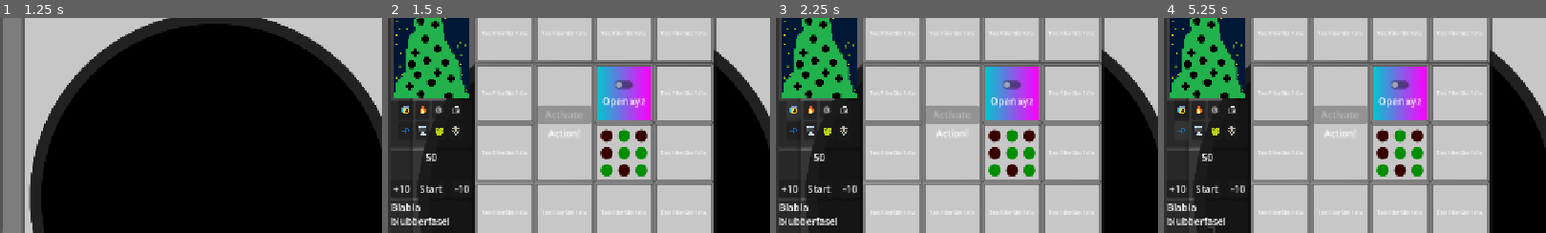
Above: before the commit, frames 1-4 (left to right).
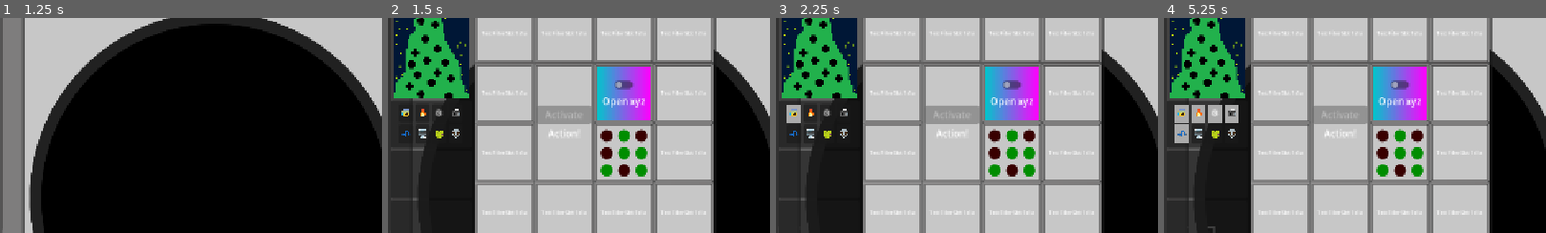
Above: after the commit, the same moments.

Repository: MisterIXI/godot-wildjam-98
Game: Godot game, scene res://scenes/menu/main_menu.tscn
Same seed, same stepped clock (60 frames per second), same inputs: the game is played once before the commit and once after it. Sound files missing from this copy of the repository are replaced by a short silence.
Inputs (mouse positions are % of the whole screen's width and height, from its top left):
- Up to frame 1 (1.25 s): click "Start" at 0.5 s
- Up to frame 2 (1.5 s): tap Enter at 1.25 s; drag from (1, 60) to (60, 28) at 1.27 s
- Up to frame 3 (2.25 s): click "😰" at 2 s
- Up to frame 4 (5.25 s): click "🔥" at 2.75 s; click "⚙️" at 3.5 s; click "📠" at 4.25 s; click "💤" at 5 s
The pictures show only the part of the screen within x 0-50%, y 8-58%; the shares and areas given below are measured in that part.

Frame 1 is identical in both runs. In frame 2, 1.5% of the frame differs, in the area x 0-22%, y 40-97%; in frame 3, 1.7%; in frame 4, 2.7%.

Commit message:
added window stuff and hid placeholders

Diff:
--- a/space-ship-support/scenes/window/ship_window.gd
+++ b/space-ship-support/scenes/window/ship_window.gd
@@ -25,13 +25,16 @@
 signal ship_failure
 signal ship_success
 @export var title_label: RichTextLabel
+var mode_tween: Tween
 
 func _update_title() -> void:
 	match danger_level:
 		1: #warning
 			title_label.text = "Ship #%s Status: [pulse][color=yellow]WARNING[/color][/pulse]" % [ship_id]
+			warning_tween()
 		2: # critical
 			title_label.text = "Ship #%s Status: [shake][color=red]CRITICAL[/color][/shake]" % [ship_id]
+			alert_tween()
 		_: # default
 			title_label.text = "Ship #%s Status: [color=green]NORMAL[/color]" % [ship_id]
 
@@ -92,3 +95,29 @@
 
 func _on_layout_success() -> void:
 	ship_success.emit()
+
+func clear_mode_tween() -> void:
+	if mode_tween:
+		mode_tween.kill()
+
+func warning_tween()-> void:
+	if mode_tween:
+		mode_tween.kill()
+	mode_tween = create_tween()
+	mode_tween.set_loops()
+	mode_tween.tween_property(self,"modulate",Color(1,1,0.5,1.0),2)
+	mode_tween.tween_property(self,"modulate",Color.WHITE,2)
+
+func alert_tween()->void:
+	if mode_tween:
+		mode_tween.kill()
+	mode_tween = create_tween()
+	mode_tween.set_loops()
+	mode_tween.tween_property(self,"modulate",Color(1,0.5,0.5,1.0),1)
+	mode_tween.tween_property(self,"modulate",Color.WHITE,1)
+
+func flash_window() -> void:
+	var tween:= create_tween()
+	tween.set_loops(5)
+	tween.tween_property(self,"modulate",Color(0.5,0.5,0.5,1.0),0.5)
+	tween.tween_property(self,"modulate",Color.WHITE,0.5)
--- a/space-ship-support/scenes/window/ship_window.tscn
+++ b/space-ship-support/scenes/window/ship_window.tscn
@@ -26,6 +26,12 @@
 
 [sub_resource type="StyleBoxEmpty" id="StyleBoxEmpty_o7f28"]
 
+[sub_resource type="StyleBoxFlat" id="StyleBoxFlat_30j56"]
+bg_color = Color(0.67, 0.67, 0.67, 1)
+
+[sub_resource type="Theme" id="Theme_rq55n"]
+Button/styles/pressed = SubResource("StyleBoxFlat_30j56")
+
 [node name="ShipWindow" type="Panel" unique_id=118375707 node_paths=PackedStringArray("module_parent", "title_label")]
 clip_contents = true
 offset_right = 550.0
@@ -103,84 +109,149 @@
 size_flags_vertical = 3
 mouse_filter = 1
 
-[node name="GridContainer" type="GridContainer" parent="ContentMarginContainer/HBoxContainer/InfoMarginContainer/InfoVBox/DiagnosePanel" unique_id=603550398]
+[node name="MarginContainer" type="MarginContainer" parent="ContentMarginContainer/HBoxContainer/InfoMarginContainer/InfoVBox/DiagnosePanel" unique_id=1254320920]
+layout_mode = 2
+theme_override_constants/margin_left = 5
+theme_override_constants/margin_top = 5
+theme_override_constants/margin_right = 5
+theme_override_constants/margin_bottom = 5
+
+[node name="GridContainer" type="GridContainer" parent="ContentMarginContainer/HBoxContainer/InfoMarginContainer/InfoVBox/DiagnosePanel/MarginContainer" unique_id=603550398]
 layout_mode = 2
 size_flags_horizontal = 4
 columns = 4
 
-[node name="Button" type="Button" parent="ContentMarginContainer/HBoxContainer/InfoMarginContainer/InfoVBox/DiagnosePanel/GridContainer" unique_id=280462281]
-layout_mode = 2
-mouse_filter = 1
+[node name="Button" type="Button" parent="ContentMarginContainer/HBoxContainer/InfoMarginContainer/InfoVBox/DiagnosePanel/MarginContainer/GridContainer" unique_id=280462281]
+layout_mode = 2
+mouse_filter = 1
+theme = SubResource("Theme_rq55n")
+toggle_mode = true
 text = "😰"
 
-[node name="Button2" type="Button" parent="ContentMarginContainer/HBoxContainer/InfoMarginContainer/InfoVBox/DiagnosePanel/GridContainer" unique_id=2063615105]
-layout_mode = 2
-mouse_filter = 1
+[node name="Button2" type="Button" parent="ContentMarginContainer/HBoxContainer/InfoMarginContainer/InfoVBox/DiagnosePanel/MarginContainer/GridContainer" unique_id=2063615105]
+layout_mode = 2
+mouse_filter = 1
+theme = SubResource("Theme_rq55n")
+toggle_mode = true
 text = "🔥"
 
-[node name="Button3" type="Button" parent="ContentMarginContainer/HBoxContainer/InfoMarginContainer/InfoVBox/DiagnosePanel/GridContainer" unique_id=1324047331]
-layout_mode = 2
-mouse_filter = 1
+[node name="Button3" type="Button" parent="ContentMarginContainer/HBoxContainer/InfoMarginContainer/InfoVBox/DiagnosePanel/MarginContainer/GridContainer" unique_id=1324047331]
+layout_mode = 2
+mouse_filter = 1
+theme = SubResource("Theme_rq55n")
+toggle_mode = true
 text = "⚙️"
 
-[node name="Button4" type="Button" parent="ContentMarginContainer/HBoxContainer/InfoMarginContainer/InfoVBox/DiagnosePanel/GridContainer" unique_id=1854123135]
-layout_mode = 2
-mouse_filter = 1
+[node name="Button4" type="Button" parent="ContentMarginContainer/HBoxContainer/InfoMarginContainer/InfoVBox/DiagnosePanel/MarginContainer/GridContainer" unique_id=1854123135]
+layout_mode = 2
+mouse_filter = 1
+theme = SubResource("Theme_rq55n")
+toggle_mode = true
 text = "📠"
 
-[node name="Button5" type="Button" parent="ContentMarginContainer/HBoxContainer/InfoMarginContainer/InfoVBox/DiagnosePanel/GridContainer" unique_id=1173972872]
-layout_mode = 2
-mouse_filter = 1
+[node name="Button5" type="Button" parent="ContentMarginContainer/HBoxContainer/InfoMarginContainer/InfoVBox/DiagnosePanel/MarginContainer/GridContainer" unique_id=1173972872]
+layout_mode = 2
+mouse_filter = 1
+theme = SubResource("Theme_rq55n")
+toggle_mode = true
 text = "💤"
 
-[node name="Button6" type="Button" parent="ContentMarginContainer/HBoxContainer/InfoMarginContainer/InfoVBox/DiagnosePanel/GridContainer" unique_id=1396900626]
-layout_mode = 2
-mouse_filter = 1
+[node name="Button6" type="Button" parent="ContentMarginContainer/HBoxContainer/InfoMarginContainer/InfoVBox/DiagnosePanel/MarginContainer/GridContainer" unique_id=1396900626]
+layout_mode = 2
+mouse_filter = 1
+theme = SubResource("Theme_rq55n")
+toggle_mode = true
 text = "🖥️"
 
-[node name="Button7" type="Button" parent="ContentMarginContainer/HBoxContainer/InfoMarginContainer/InfoVBox/DiagnosePanel/GridContainer" unique_id=1343560927]
-layout_mode = 2
-mouse_filter = 1
+[node name="Button7" type="Button" parent="ContentMarginContainer/HBoxContainer/InfoMarginContainer/InfoVBox/DiagnosePanel/MarginContainer/GridContainer" unique_id=1343560927]
+layout_mode = 2
+mouse_filter = 1
+theme = SubResource("Theme_rq55n")
+toggle_mode = true
 text = "🐸"
 
-[node name="Button8" type="Button" parent="ContentMarginContainer/HBoxContainer/InfoMarginContainer/InfoVBox/DiagnosePanel/GridContainer" unique_id=1518309448]
-layout_mode = 2
-mouse_filter = 1
+[node name="Button8" type="Button" parent="ContentMarginContainer/HBoxContainer/InfoMarginContainer/InfoVBox/DiagnosePanel/MarginContainer/GridContainer" unique_id=1518309448]
+layout_mode = 2
+mouse_filter = 1
+theme = SubResource("Theme_rq55n")
+toggle_mode = true
 text = "👽"
 
-[node name="TimerPanel" type="PanelContainer" parent="ContentMarginContainer/HBoxContainer/InfoMarginContainer/InfoVBox" unique_id=1397449733]
+[node name="TimerPanel" type="Panel" parent="ContentMarginContainer/HBoxContainer/InfoMarginContainer/InfoVBox" unique_id=947601353]
 layout_mode = 2
 size_flags_vertical = 3
 mouse_filter = 1
 
 [node name="TimeLeftLabel" type="Label" parent="ContentMarginContainer/HBoxContainer/InfoMarginContainer/InfoVBox/TimerPanel" unique_id=750560163]
-layout_mode = 2
+visible = false
+layout_mode = 1
+anchors_preset = 5
+anchor_left = 0.5
+anchor_right = 0.5
+offset_left = -9.5
+offset_top = 12.0
+offset_right = 9.5
+offset_bottom = 35.0
+grow_horizontal = 2
 size_flags_horizontal = 4
 size_flags_vertical = 0
 size_flags_stretch_ratio = 3.0
 mouse_filter = 1
 text = "50"
 
-[node name="TimerPlusButton" type="Button" parent="ContentMarginContainer/HBoxContainer/InfoMarginContainer/InfoVBox/TimerPanel" unique_id=259324543]
-layout_mode = 2
+[node name="TimerMinusButton" type="Button" parent="ContentMarginContainer/HBoxContainer/InfoMarginContainer/InfoVBox/TimerPanel" unique_id=29186565]
+visible = false
+layout_mode = 1
+anchors_preset = 2
+anchor_top = 1.0
+anchor_bottom = 1.0
+offset_left = 3.0
+offset_top = -34.0
+offset_right = 33.0
+offset_bottom = -3.0
+grow_vertical = 0
 size_flags_horizontal = 0
 size_flags_vertical = 8
 mouse_filter = 1
-text = "+10"
+text = "  -  "
 
 [node name="TimerPlayButton" type="Button" parent="ContentMarginContainer/HBoxContainer/InfoMarginContainer/InfoVBox/TimerPanel" unique_id=696707360]
-layout_mode = 2
+visible = false
+layout_mode = 1
+anchors_preset = 7
+anchor_left = 0.5
+anchor_top = 1.0
+anchor_right = 0.5
+anchor_bottom = 1.0
+offset_left = -22.5
+offset_top = -34.0
+offset_right = 23.5
+offset_bottom = -3.0
+grow_horizontal = 2
+grow_vertical = 0
 size_flags_horizontal = 4
 size_flags_vertical = 8
 mouse_filter = 1
 text = "Start"
 
-[node name="TimerMinusButton" type="Button" parent="ContentMarginContainer/HBoxContainer/InfoMarginContainer/InfoVBox/TimerPanel" unique_id=29186565]
-layout_mode = 2
+[node name="TimerPlusButton" type="Button" parent="ContentMarginContainer/HBoxContainer/InfoMarginContainer/InfoVBox/TimerPanel" unique_id=259324543]
+visible = false
+layout_mode = 1
+anchors_preset = 3
+anchor_left = 1.0
+anchor_top = 1.0
+anchor_right = 1.0
+anchor_bottom = 1.0
+offset_left = -37.0
+offset_top = -34.0
+offset_right = -3.0
+offset_bottom = -3.0
+grow_horizontal = 0
+grow_vertical = 0
 size_flags_horizontal = 8
 size_flags_vertical = 8
 mouse_filter = 1
-text = "-10"
+text = "  +  "
 
 [node name="StatusPanel" type="PanelContainer" parent="ContentMarginContainer/HBoxContainer/InfoMarginContainer/InfoVBox" unique_id=599029278]
 layout_mode = 2
@@ -190,7 +261,6 @@
 [node name="RichTextLabel" type="RichTextLabel" parent="ContentMarginContainer/HBoxContainer/InfoMarginContainer/InfoVBox/StatusPanel" unique_id=610134437]
 layout_mode = 2
 mouse_filter = 1
-text = "Blabla blubberfasel"
 
 [node name="ModuleMarginContainer" type="MarginContainer" parent="ContentMarginContainer/HBoxContainer" unique_id=1476517635]
 custom_minimum_size = Vector2(410, 410)
